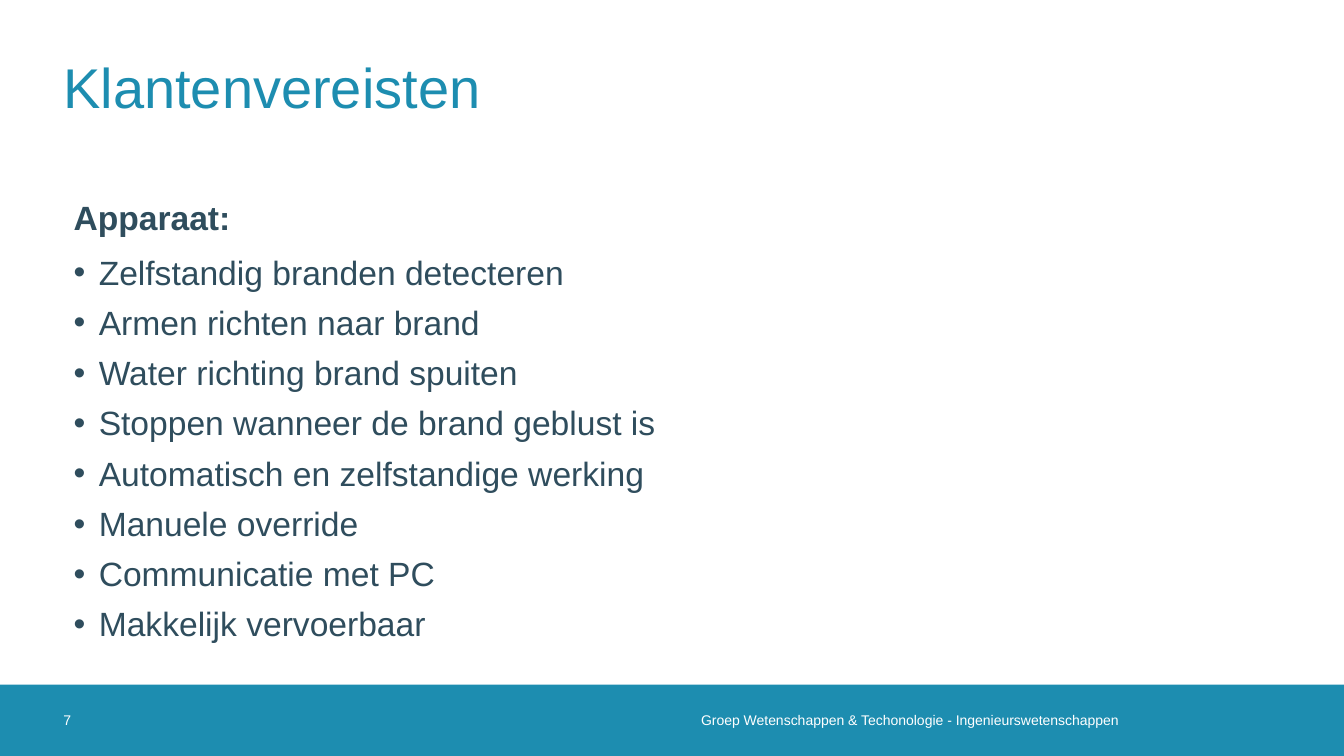
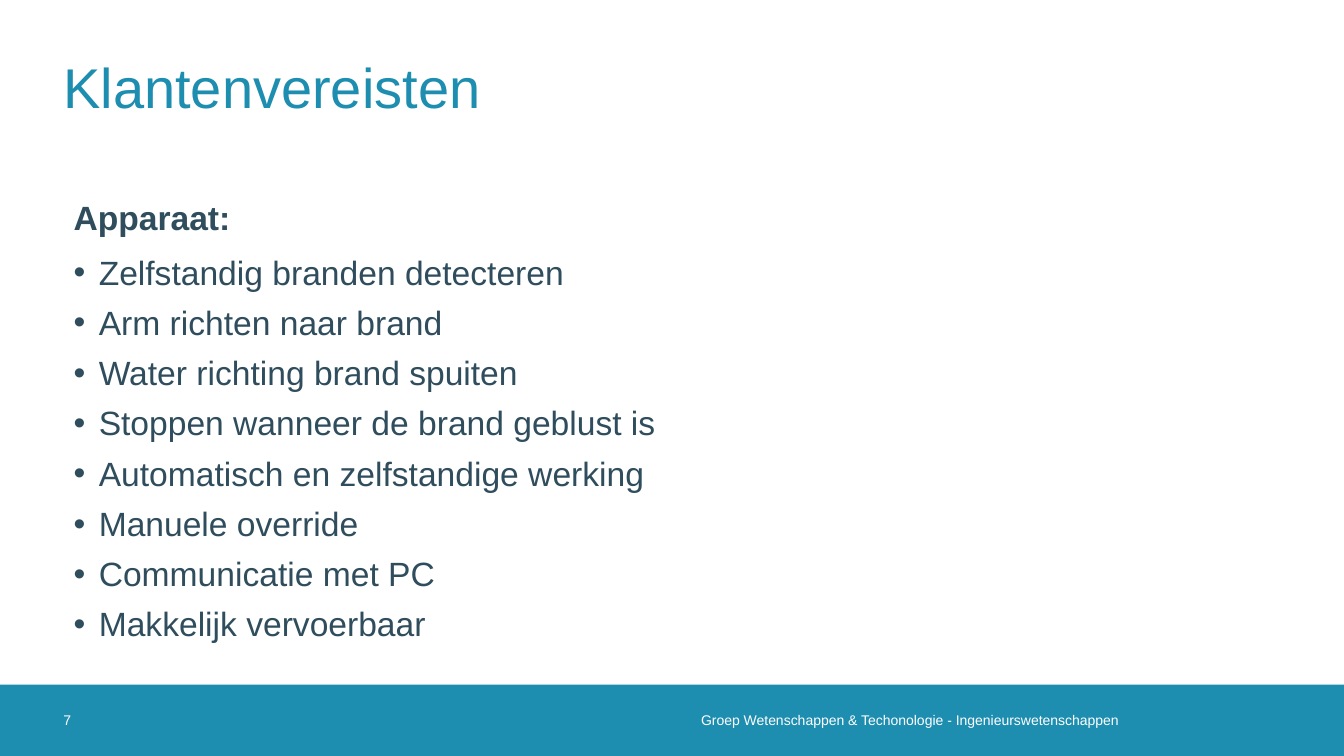
Before and after one commit to 2023-2022-KULAK-IW/2022_2023_Probleemoplossen_en_Ontwerpen_2, a slide deck: slide 7 of Tussentijdse Presentatie .pptx. Drawn at 1344x756 pixels with LibreOffice and Linux fonts; fonts in the diff are those of the drawing; background and template pictures are left out. Boxes give left, top, right and bottom in pixels: in the first picture for what was removed or moved away, otherwise in the second. Text is boxed around its words. In the diff, an @@ line names an element or a change of style, - is before the commit and + after.

```diff
--- a/Tussentijdse Presentatie .pptx
+++ b/Tussentijdse Presentatie .pptx
@@ text at bbox=[99, 310, 442, 336]: text changed @@
-• Armen richten naar brand
+• Arm richten naar brand
```
Also in this commit, not shown: 13 other slides changed, 2 slides removed, 5 other files.
